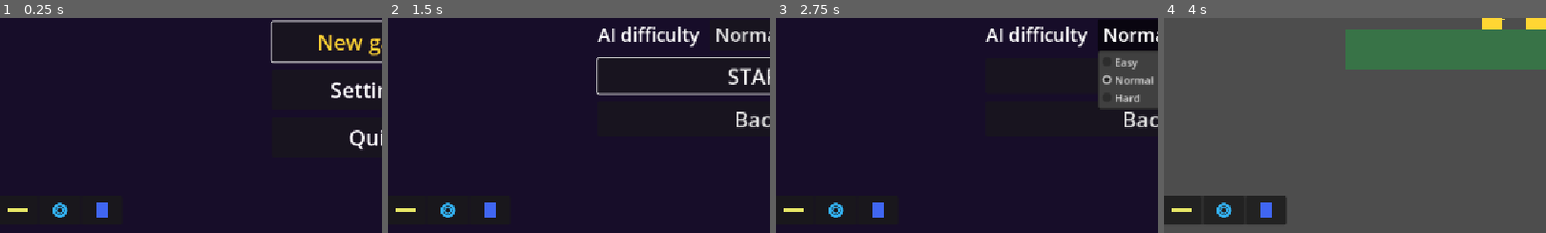
Above: before the commit, frames 1-4 (left to right).
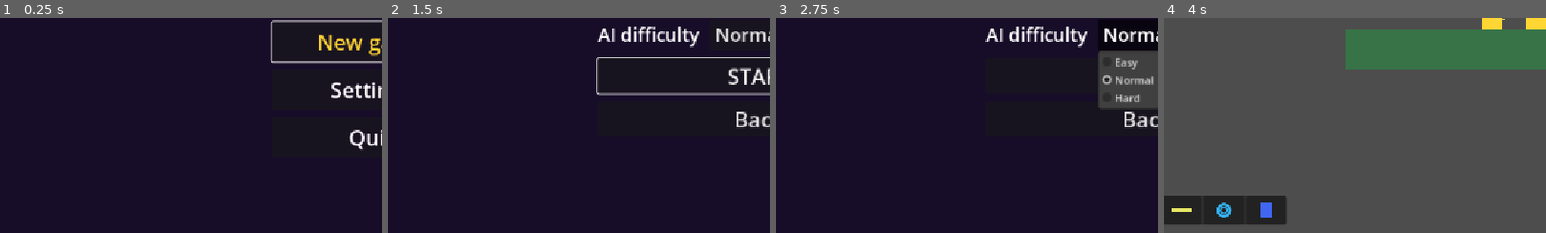
Above: after the commit, the same moments.

Repository: SDVGames-Studio/forms
Game: Godot game, scene res://Main.tscn
The game is run twice, just before and just after one commit, with the same random seed, the same clock (stepped at 60 frames per second) and the same inputs.
Inputs:
- Up to frame 1 (0.25 s): no input
- Up to frame 2 (1.5 s): click "New game" at 0.5 s; click "Level 1" at 1.25 s
- Up to frame 3 (2.75 s): click "Normal" at 2 s
- Up to frame 4 (4 s): click "Normal" at 2.75 s; click "START" at 3.5 s
The pictures show only the part of the screen within x 1-51%, y 50-100%; the shares and areas given below are measured in that part.

The runs differ from the first frame. In frame 1, 0.5% of the frame differs, in the area x 2-29%, y 85-93%; in frame 2, 0.5%; in frame 3, 0.5%; in frame 4, nothing differs.

Commit message:
fix: hide tool inventory HUD outside levels (#174)

Diff:
--- a/ToolInventory.gd
+++ b/ToolInventory.gd
@@ -126,6 +126,13 @@
 	return TurnController.game_over or TurnController.get("_switching") == true
 
 
+func _process(_delta: float) -> void:
+	# Issue #174: the tools panel is in-game HUD — keep it hidden outside
+	# level scenes (same gating as the WeaponInventory panel).
+	if _panel != null:
+		_panel.visible = _is_in_level()
+
+
 func _is_in_level() -> bool:
 	return get_tree().get_first_node_in_group("level") != null
 
